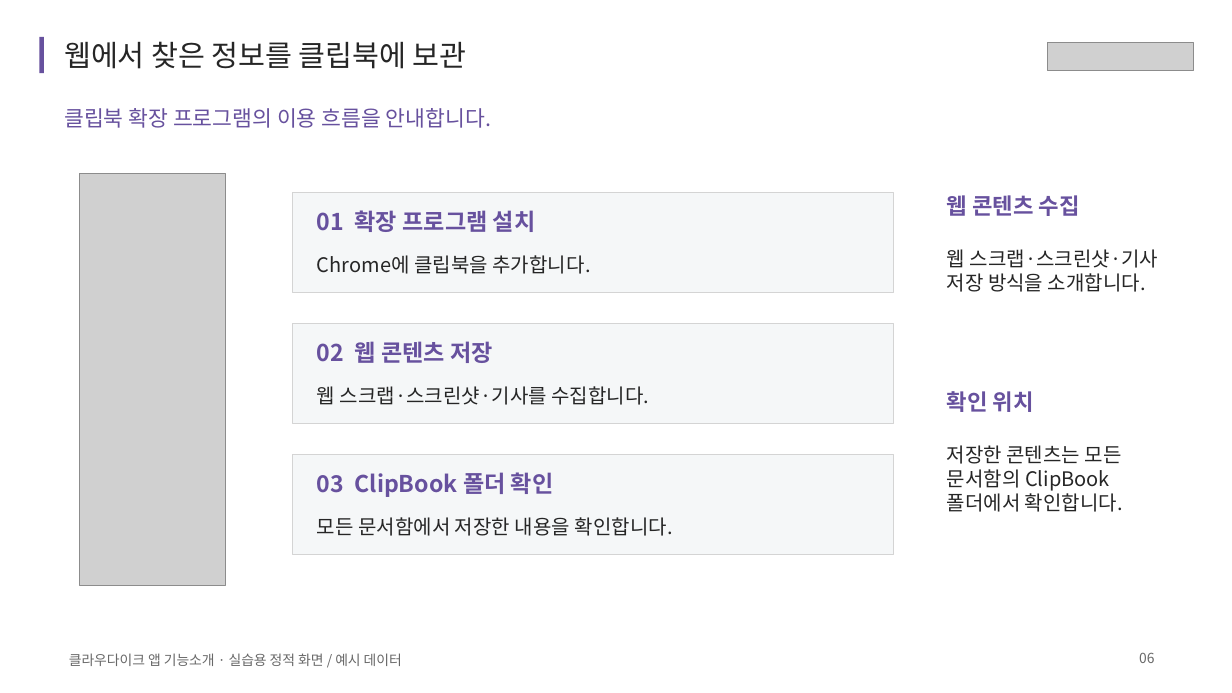
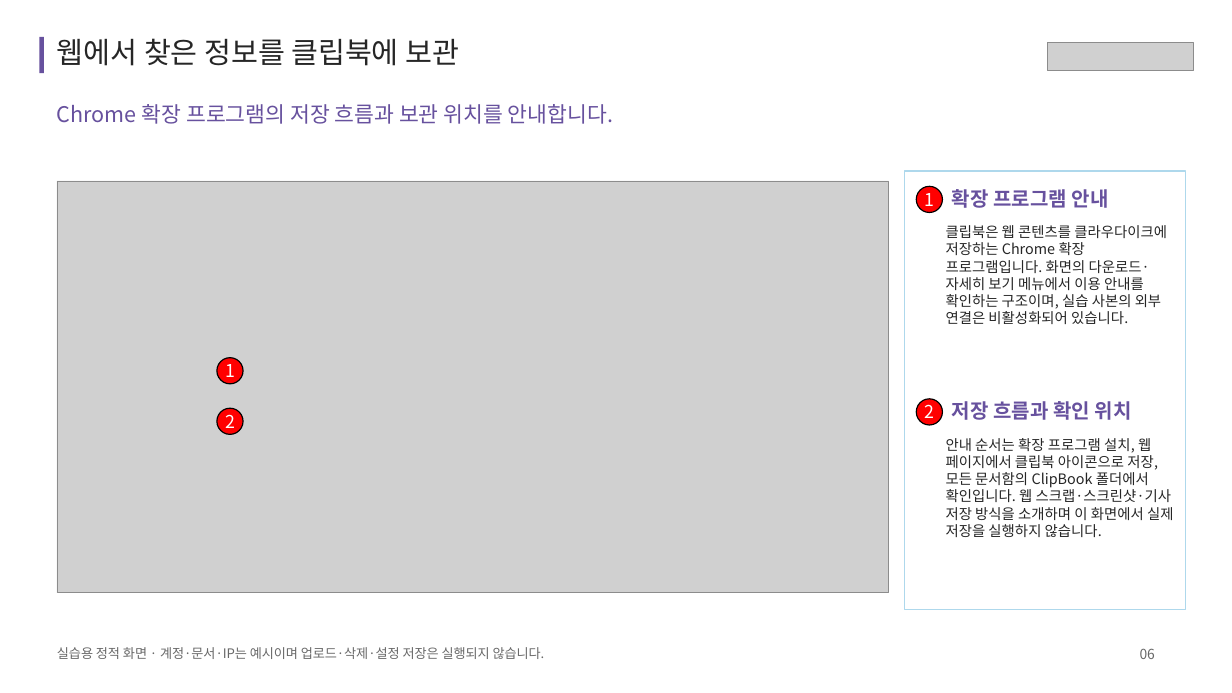
Before and after one commit to acmexii/cloudikehome, a slide deck: slide 6 of docs/cloudike-app-features.pptx. Drawn at 1232x693 pixels with LibreOffice and Linux fonts; fonts in the diff are those of the drawing; grey boxes stand for pictures. Boxes give left, top, right and bottom in pixels: in the first picture for what was removed or moved away, otherwise in the second. Text is boxed around its words. In the diff, an @@ line names an element or a change of style, - is before the commit and + after.

```diff
--- a/docs/cloudike-app-features.pptx
+++ b/docs/cloudike-app-features.pptx
@@ text "웹에서 찾은 정보를 클립북에 보관": place and size @@
-text "웹에서 찾은 정보를 클립북에 보관" at <box>64,41,467,69</box>
+text "웹에서 찾은 정보를 클립북에 보관" at <box>57,38,459,66</box>
@@ text at <box>57,104,613,124</box>: text changed @@
-클립북 확장 프로그램의 이용 흐름을 안내합니다.
+Chrome 확장 프로그램의 저장 흐름과 보관 위치를 안내합니다.
@@ picture removed at <box>79,173,225,585</box> @@
@@ rectangle added at <box>905,171,1185,610</box>, fill #FFFFFF, outline #AED8EC 1.13 pt @@
@@ picture added at <box>57,181,888,593</box> @@
@@ rectangle removed at <box>293,192,893,292</box> @@
@@ ellipse added at <box>916,186,942,212</box>, fill #FF0000, outline #000000 1.13 pt, 17.2 pt, text #FFFFFF @@
+1
@@ text removed at <box>947,195,1080,216</box> @@
-웹 콘텐츠 수집
@@ text at <box>952,189,1109,208</box>: text changed; size 22.5 to 19.5 pt @@
-01 확장 프로그램 설치
+확장 프로그램 안내
@@ text at <box>946,225,1167,324</box>: text changed; size 22.5 to 14 pt; text colour #67519E to #262626; bold off @@
-02 웹 콘텐츠 저장
+클립북은 웹 콘텐츠를 클라우다이크에 저장하는 Chrome 확장 프로그램입니다. 화면의 다운로드·자세히 보기 메뉴에서 이용 안내를 확인하는 구조이며, 실습 사본의 외부 연결은 비활성화되어 있습니다.
@@ text removed at <box>317,255,591,274</box> @@
-Chrome에 클립북을 추가합니다.
@@ text removed at <box>947,249,1159,292</box> @@
-웹 스크랩·스크린샷·기사 저장 방식을 소개합니다.
@@ rectangle removed at <box>293,324,893,423</box> @@
@@ ellipse added at <box>217,358,242,384</box>, fill #FF0000, outline #000000 1.13 pt, 17.2 pt, text #FFFFFF @@
+1
@@ text removed at <box>317,386,649,405</box> @@
-웹 스크랩·스크린샷·기사를 수집합니다.
@@ ellipse added at <box>217,408,242,434</box>, fill #FF0000, outline #000000 1.13 pt, 17.2 pt, text #FFFFFF @@
+2
@@ ellipse added at <box>916,399,942,425</box>, fill #FF0000, outline #000000 1.13 pt, 17.2 pt, text #FFFFFF @@
+2
@@ text at <box>952,401,1132,420</box>: text changed; size 21.8 to 19.5 pt @@
-확인 위치
+저장 흐름과 확인 위치
@@ text at <box>946,438,1173,537</box>: text changed; size 19.5 to 14 pt @@
-모든 문서함에서 저장한 내용을 확인합니다.
+안내 순서는 확장 프로그램 설치, 웹 페이지에서 클립북 아이콘으로 저장, 모든 문서함의 ClipBook 폴더에서 확인입니다. 웹 스크랩·스크린샷·기사 저장 방식을 소개하며 이 화면에서 실제 저장을 실행하지 않습니다.
@@ text removed at <box>947,445,1123,512</box> @@
-저장한 콘텐츠는 모든 문서함의 ClipBook 폴더에서 확인합니다.
@@ rectangle removed at <box>293,455,893,554</box> @@
@@ text removed at <box>317,472,554,497</box> @@
-03 ClipBook 폴더 확인
@@ text at <box>57,647,545,659</box>: text changed; size 13.5 to 12.8 pt @@
-클라우다이크 앱 기능소개 · 실습용 정적 화면 / 예시 데이터
+실습용 정적 화면 · 계정·문서·IP는 예시이며 업로드·삭제·설정 저장은 실행되지 않습니다.
@@ text "06": place and size @@
-text "06" at <box>1139,653,1154,663</box>
+text "06" at <box>1140,648,1155,659</box>
```
Also in this commit, not shown: 8 other slides changed, 3 slides added, 2 slides removed, 2 other files.
